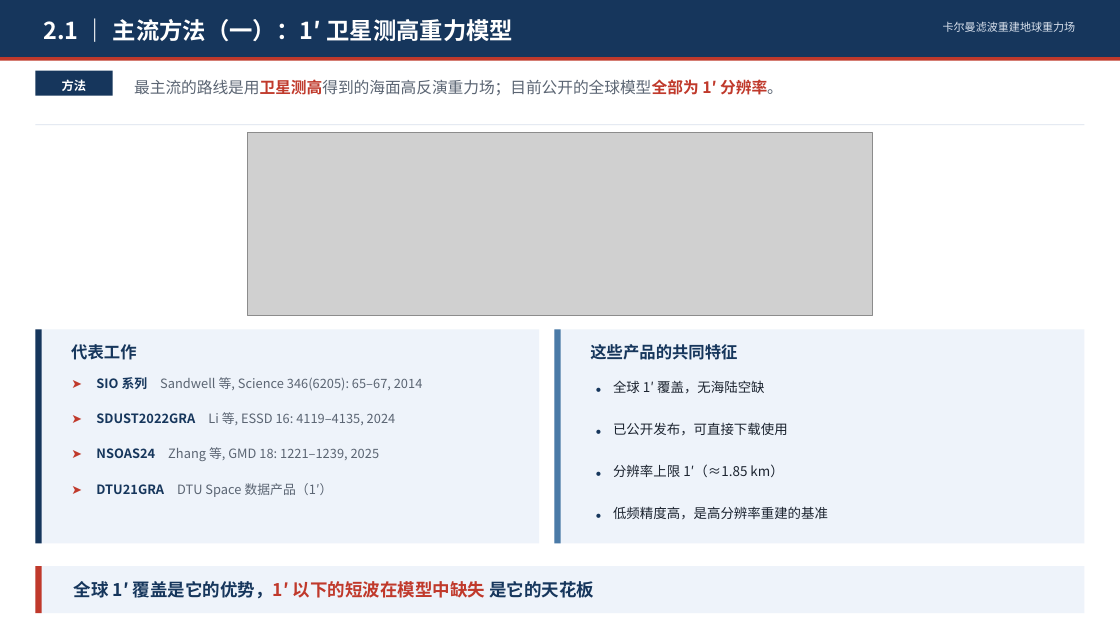
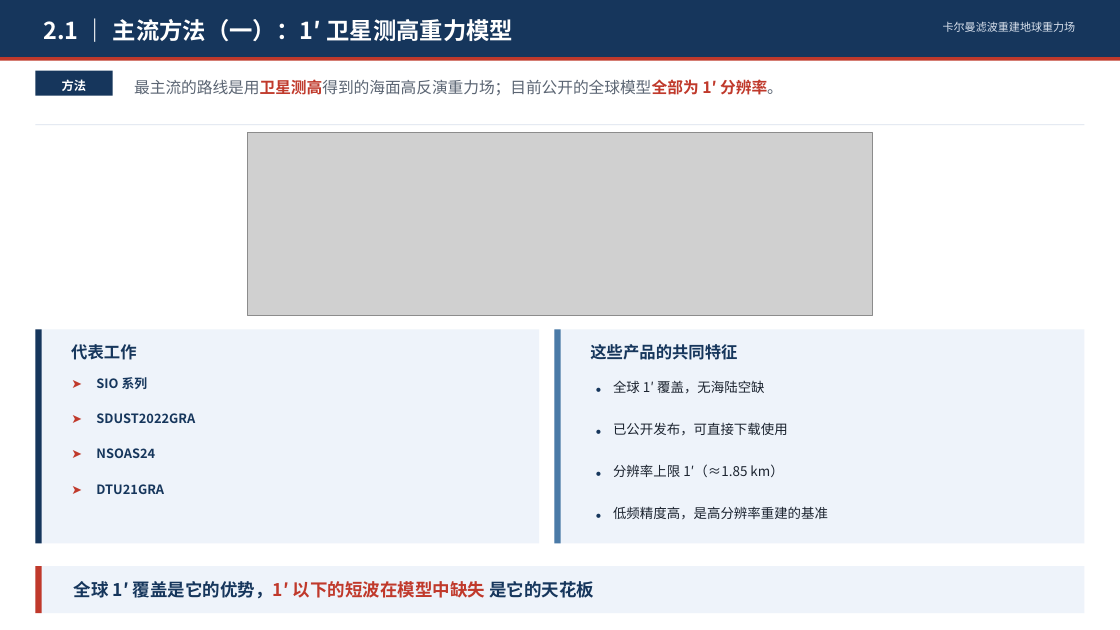
Before and after one commit to shuyunkai/kalman_gravity, a slide deck: slide 5 of ppt/卡尔曼滤波重建地球重力场_含研究内容.pptx. Drawn at 1120x630 pixels with LibreOffice and Linux fonts; fonts in the diff are those of the drawing; grey boxes stand for pictures. Boxes give left, top, right and bottom in pixels: in the first picture for what was removed or moved away, otherwise in the second. Text is boxed around its words. In the diff, an @@ line names an element or a change of style, - is before the commit and + after.

```diff
--- a/ppt/卡尔曼滤波重建地球重力场_含研究内容.pptx
+++ b/ppt/卡尔曼滤波重建地球重力场_含研究内容.pptx
@@ text at box(96, 377, 148, 389): text changed; text colour #5B6573 to #16365C; bold on @@
-SIO 系列 Sandwell 等, Science 346(6205): 65–67, 2014
+SIO 系列
@@ text at box(96, 413, 195, 423): text changed; text colour #5B6573 to #16365C; bold on @@
-SDUST2022GRA Li 等, ESSD 16: 4119–4135, 2024
+SDUST2022GRA
@@ text at box(96, 448, 155, 458): text changed; text colour #5B6573 to #16365C; bold on @@
-NSOAS24 Zhang 等, GMD 18: 1221–1239, 2025
+NSOAS24
@@ text at box(96, 484, 164, 494): text changed; text colour #5B6573 to #16365C; bold on @@
-DTU21GRA DTU Space 数据产品（1′）
+DTU21GRA
```
Also in this commit, not shown: 1 other file.
